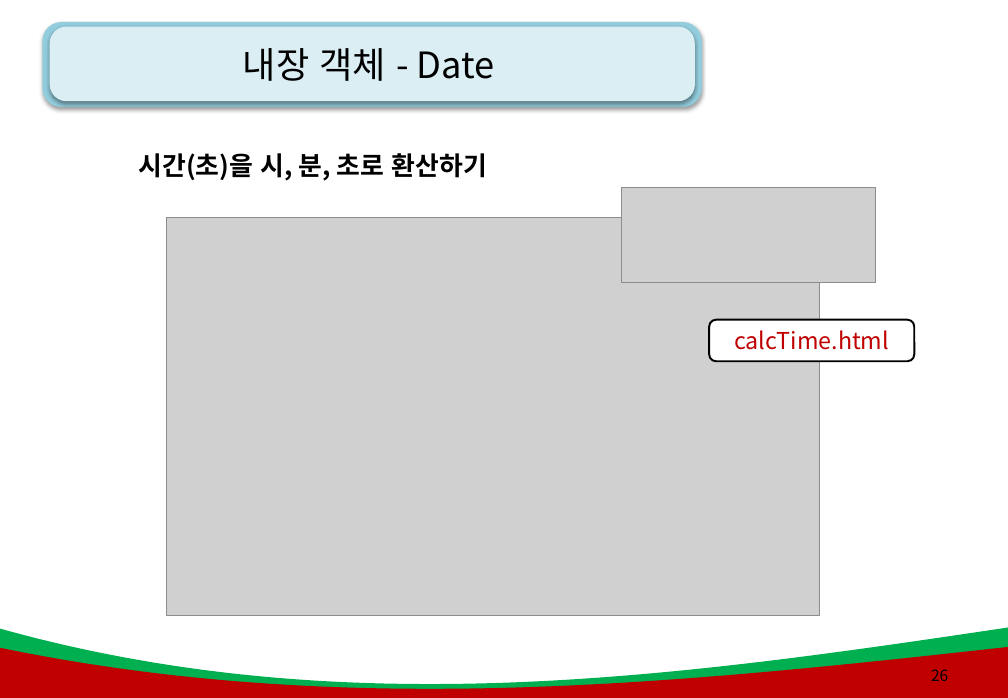
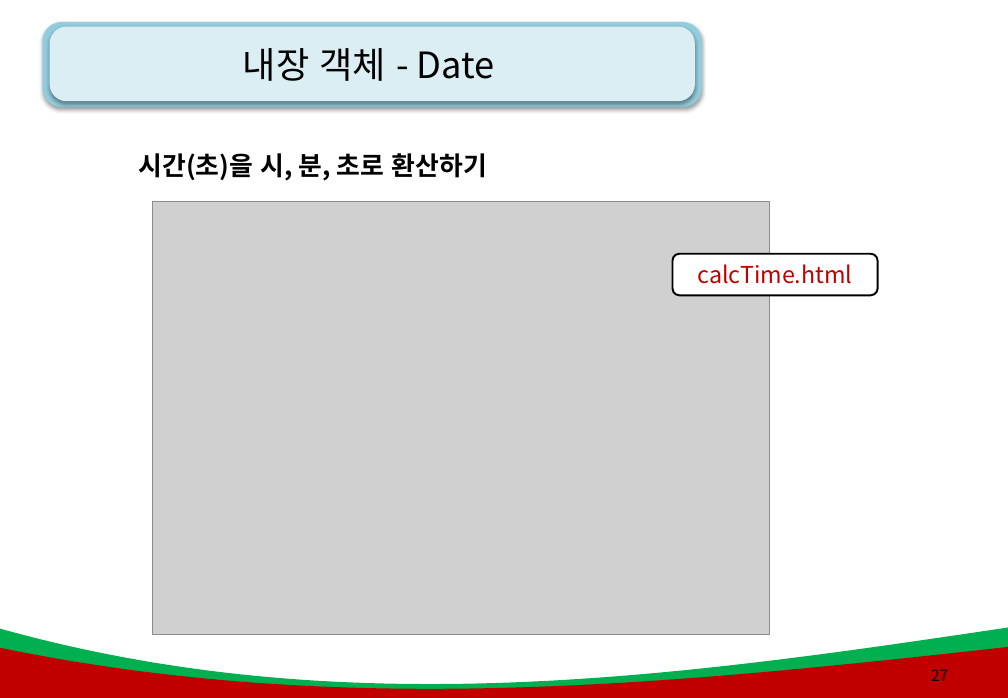
Before and after one commit to AhNyx/js_works, a slide deck: slide 27 of green_project_web/js_ppt/6강. js_객체(오브젝트).pptx (slide 26 before the commit). Drawn at 1008x698 pixels with LibreOffice and Linux fonts; fonts in the diff are those of the drawing; grey boxes stand for pictures; background and template pictures are left out. Boxes give left, top, right and bottom in pixels: in the first picture for what was removed or moved away, otherwise in the second. Text is boxed around its words. In the diff, an @@ line names an element or a change of style, - is before the commit and + after.

```diff
--- a/green_project_web/js_ppt/6강. js_객체(오브젝트).pptx
+++ b/green_project_web/js_ppt/6강. js_객체(오브젝트).pptx
@@ picture: place and size @@
-picture at box(167, 217, 819, 615)
+picture at box(153, 201, 770, 635)
@@ picture removed at box(622, 188, 876, 283) @@
@@ rounded rectangle "calcTime.html": place and size @@
-rounded rectangle "calcTime.html" at box(709, 320, 914, 362)
+rounded rectangle "calcTime.html" at box(673, 254, 878, 296)
@@ page number at box(931, 669, 948, 681): text changed @@
-26
+27
```
Also in this commit, not shown: 10 other slides changed, 2 slides added, 21 other files.
